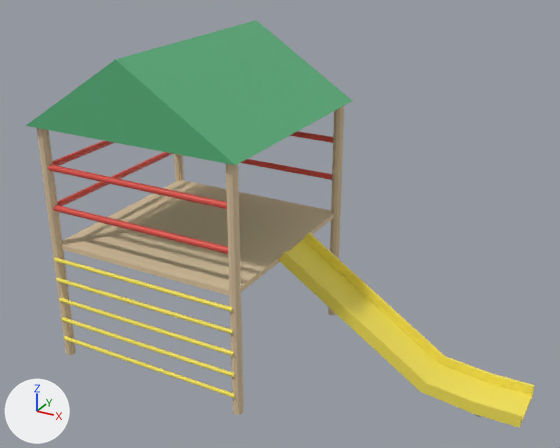
Before and after pictures for a commit that changed the glTF model modules/assets/internal/models/school/school.play.climbing_frame.glb.
One viewpoint serves both versions: a 50 mm lens placed at (4.11, -5.87, 4.38), pointed at (0.94, -0.12, 1.5). The lights are fixed; the arrows at lower left show +X, +Y and +Z. The older version comes first.

In view in the first picture: 'main__plastic_green', 'main__plastic_red', 'main__plastic_yellow', 'main__softwood'.
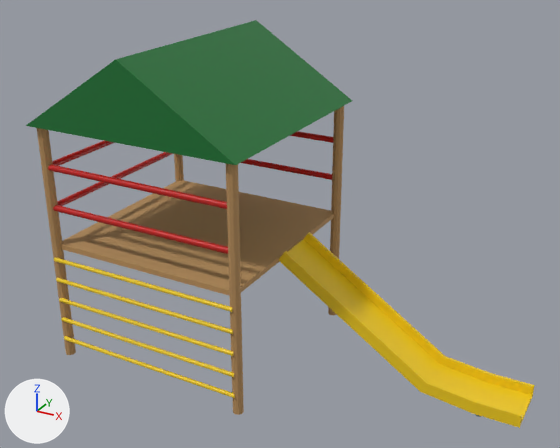
What differs and where, as boxes (x1, y1, x2, y2) in the pictures (560 x 448 px):
'main__plastic_green', recoloured (green to dark green): (26, 20, 352, 165) in both
'main__softwood', recoloured (beige to orange): (37, 106, 344, 415) in both
'main__plastic_yellow', recoloured: (54, 232, 535, 428) in both

What the commit changed:
Material 'plastic_green' (mat_plastic_green) changes colour from green #59b37c to dark green #197333; in linear values from (0.1, 0.45, 0.2) to (0.01, 0.171, 0.0331).
Material 'plastic_yellow' (mat_plastic_yellow) changes colour from yellow #f9e759 to yellow #f2cc19; in linear values from (0.95, 0.8, 0.1) to (0.89, 0.604, 0.01).
Material 'softwood' (mat_softwood) changes colour from beige #ddc5a2 to orange #b88f5c; in linear values from (0.72, 0.56, 0.36) to (0.477, 0.274, 0.106).
